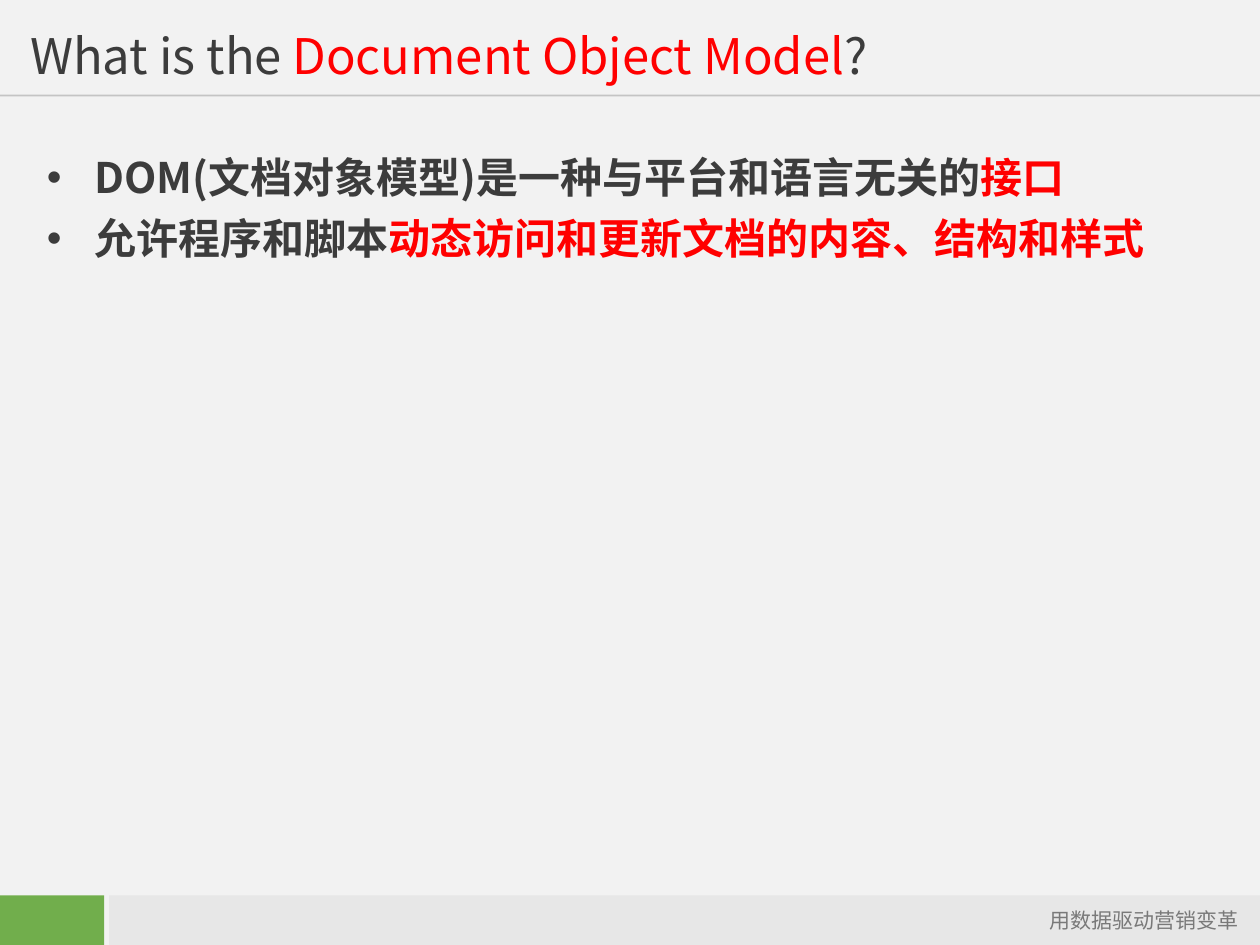
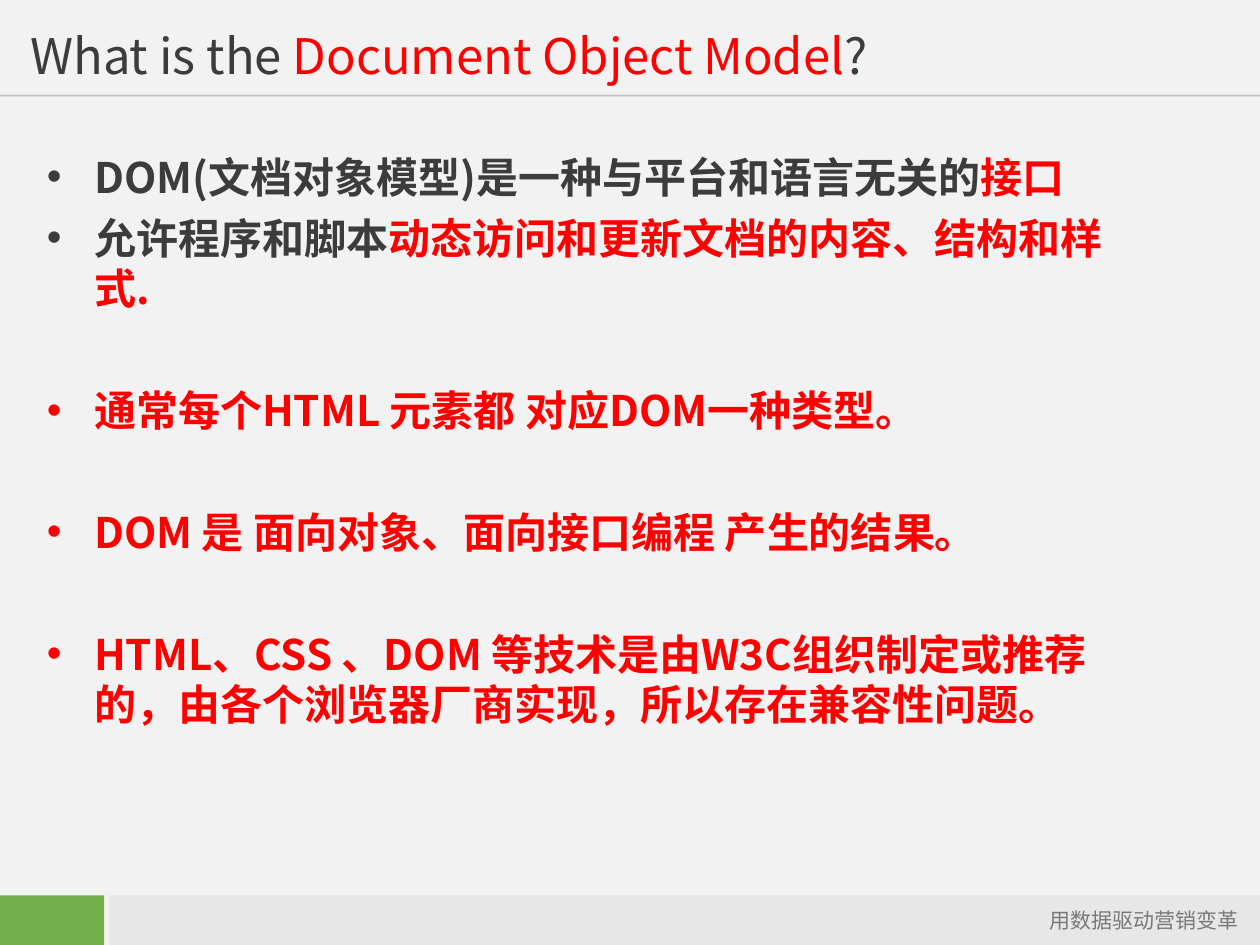
Before and after one commit to starzou/dom-edge, a slide deck: slide 8 of doc/DOM及其应用-入门.ppt (slide 7 before the commit). Drawn at 1260x945 pixels with LibreOffice and Linux fonts; fonts in the diff are those of the drawing; background and template pictures are left out. Boxes give left, top, right and bottom in pixels: in the first picture for what was removed or moved away, otherwise in the second. Text is boxed around its words. In the diff, an @@ line names an element or a change of style, - is before the commit and + after.

Commit message:
更新PPT

```diff
--- a/doc/DOM及其应用-入门.ppt
+++ b/doc/DOM及其应用-入门.ppt
@@ text at (x1=94, y1=218, x2=1102, y2=726): text changed @@
-• 允许程序和脚本动态访问和更新文档的内容、结构和样式
+• 允许程序和脚本动态访问和更新文档的内容、结构和样式.
+• 通常每个HTML 元素都 对应DOM一种类型。
+• DOM 是 面向对象、面向接口编程 产生的结果。
+• HTML、CSS 、DOM 等技术是由W3C组织制定或推荐的，由各个浏览器厂商实现，所以存在兼容性问题。
```
Also in this commit, not shown: 3 other slides changed, 1 slide added.
